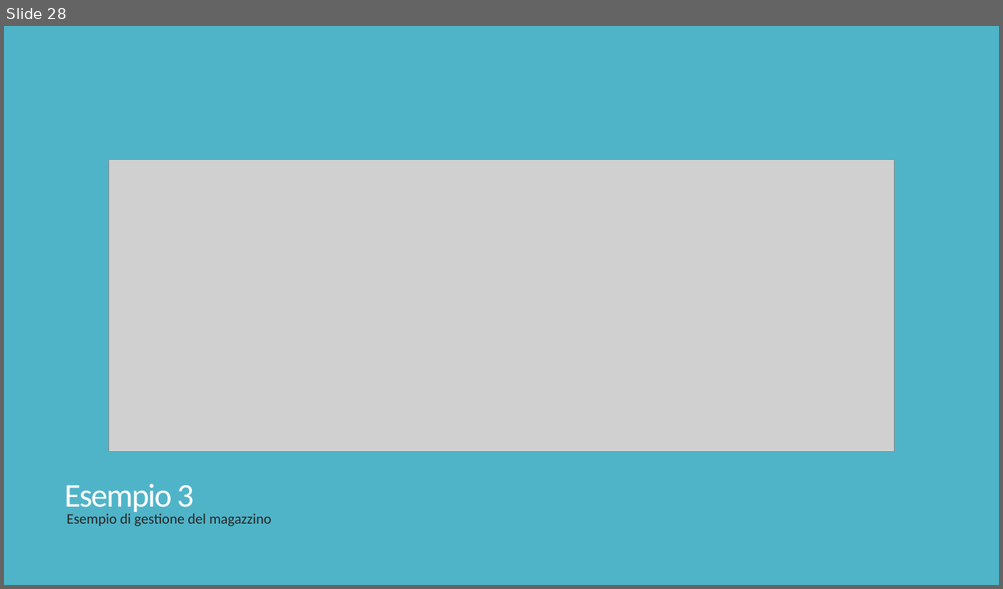
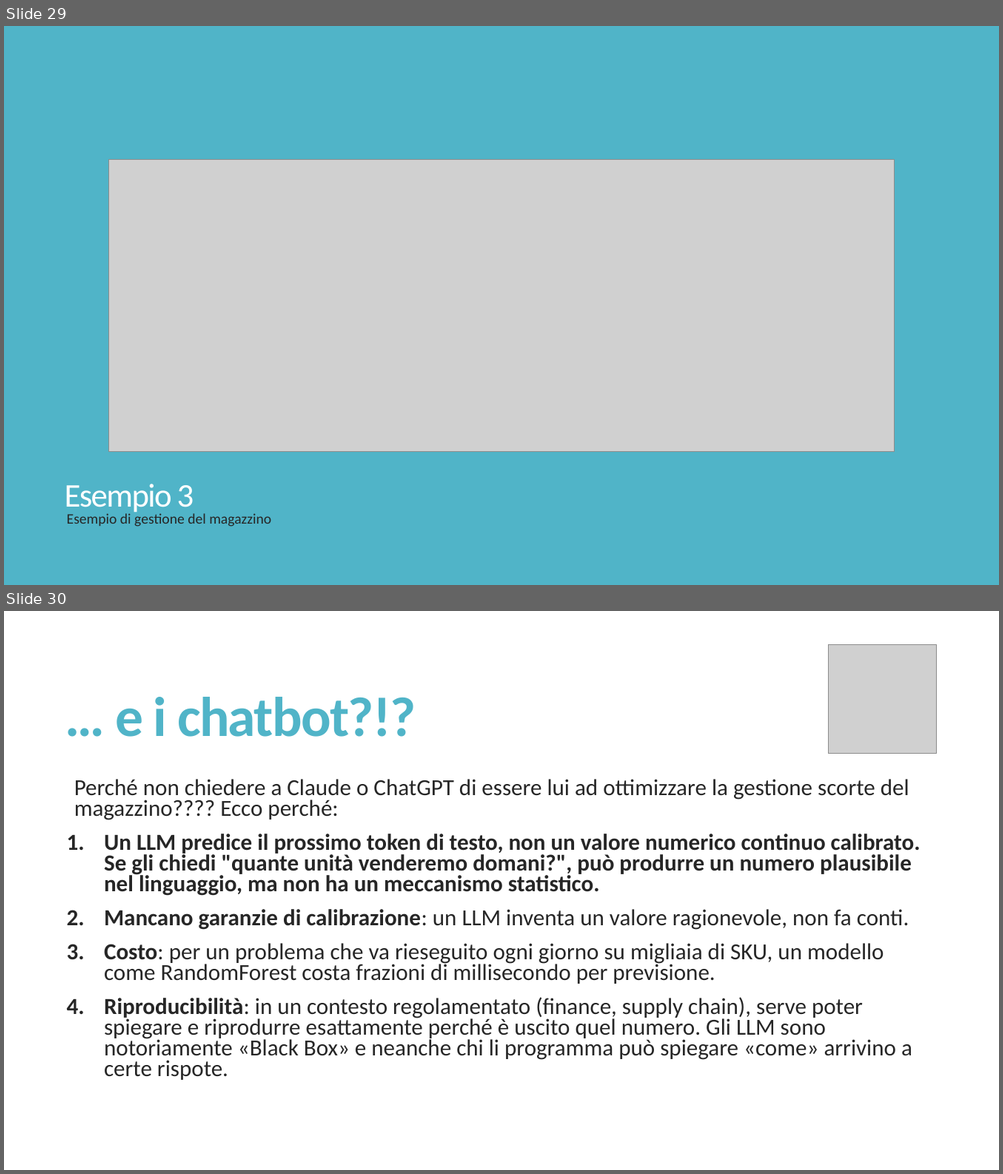
Before and after one commit to misterkilgore/machine_learning_4_pmi, a slide deck: slides/Innovazione con l’IA - Lezione 1.pptx. Shown one above the other, each under a label of ours: slide 28 before the commit, slides 29 and 30 after it. The pictures are 1003x589 and 1003x1174 pixels, drawn with LibreOffice and Linux fonts; fonts in the diff are those of the drawing; grey boxes stand for pictures. Boxes give left, top, right and bottom in pixels: in the first picture for what was removed or moved away, otherwise in the second. Text is boxed around its words. In the diff, an @@ line names an element or a change of style, - is before the commit and + after.

```diff
--- a/slides/Innovazione con l’IA - Lezione 1.pptx
+++ b/slides/Innovazione con l’IA - Lezione 1.pptx
@@ slide 30 added at [4, 611, 999, 1170], background #FFFFFF @@
@@ picture added at [828, 644, 936, 754] @@
@@ title added at [115, 697, 415, 737], 54 pt, text #50B4C8, bold @@
+… e i chatbot?!?
@@ text added at [74, 779, 920, 1080], 22.2 pt, text #262626 @@
+  Perché non chiedere a Claude o ChatGPT di essere lui ad ottimizzare la gestione scorte del magazzino???? Ecco perché:
+1. Un LLM predice il prossimo token di testo, non un valore numerico continuo calibrato. Se gli chiedi "quante unità venderemo domani?", può produrre un numero plausibile nel linguaggio, ma non ha un meccanismo statistico.
+2. Mancano garanzie di calibrazione: un LLM inventa un valore ragionevole, non fa conti.
+3. Costo: per un problema che va rieseguito ogni giorno su migliaia di SKU, un modello come RandomForest costa frazioni di millisecondo per previsione.
+4. Riproducibilità: in un contesto regolamentato (finance, supply chain), serve poter spiegare e riprodurre esattamente perché è uscito quel numero. Gli LLM sono notoriamente «Black Box» e neanche chi li programma può spiegare «come» arrivino a certe rispote.
@@ what was slide 28 is now slide 29 @@
```
Also in this commit, not shown: 3 slides changed, 2 other slides added, 2 other files.
